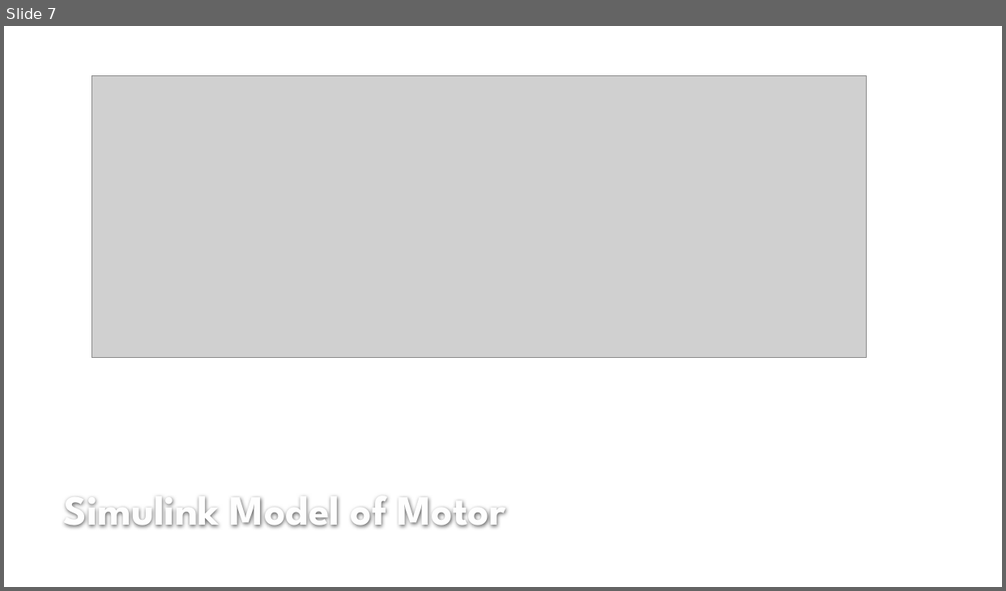
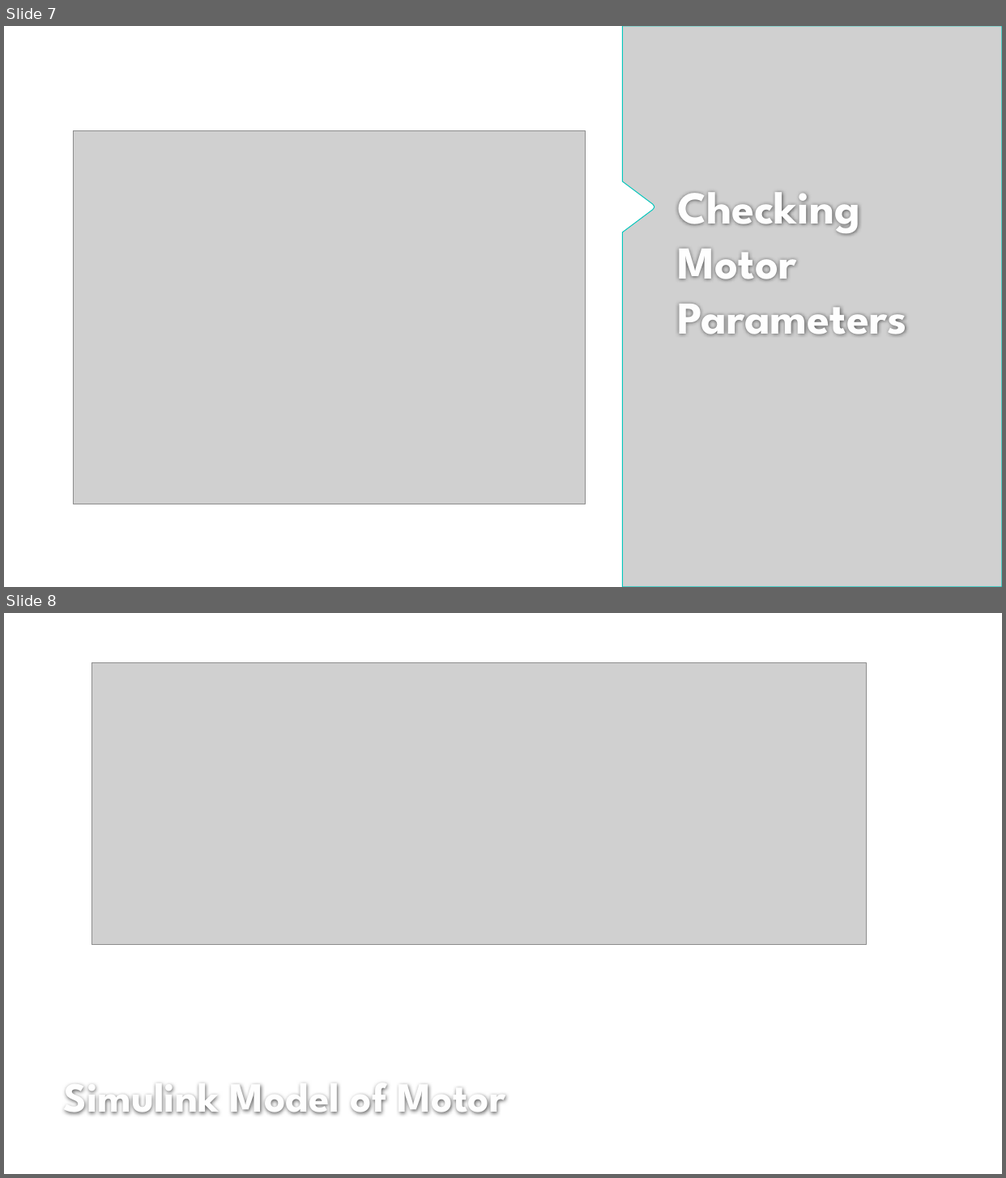
Before and after one commit to lcall3/Controller, a slide deck: doc/report/demo2.pptx. Shown one above the other, each under a label of ours: slide 7 before the commit, slides 7 and 8 after it. The pictures are 1006x591 and 1006x1178 pixels, drawn with LibreOffice and Linux fonts; fonts in the diff are those of the drawing; grey boxes stand for pictures; background and template pictures are left out. Boxes give left, top, right and bottom in pixels: in the first picture for what was removed or moved away, otherwise in the second. Text is boxed around its words. In the diff, an @@ line names an element or a change of style, - is before the commit and + after.

```diff
--- a/doc/report/demo2.pptx
+++ b/doc/report/demo2.pptx
@@ slide 7 added at box(4, 26, 1002, 587), background #FFFFFF @@
@@ picture added at box(622, 26, 1002, 587) @@
@@ picture added at box(74, 130, 586, 505) @@
@@ title added at box(677, 193, 906, 335), 44 pt, text #FEFEFE, bold @@
+Checking Motor Parameters
@@ what was slide 7 is now slide 8 @@
```
Also in this commit, not shown: 5 slides changed, 6 other slides added, 2 slides removed, 1 other file.
